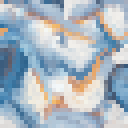
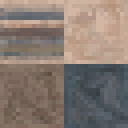
Layered file, before and after one edit (w=128, h=128). Changes by layer:
hid group "marble" (13 layers) over box(0, 0, 128, 128)
hid group "marble_e" (1 layers) over box(0, 0, 128, 128)
hid group "marble_d" (1 layers) over box(0, 0, 128, 128)
hid group "marble_c" (1 layers) over box(0, 0, 128, 128)
showed group "shales" (18 layers) over box(0, 0, 128, 128)
showed group "sandstone" (21 layers) over box(0, 0, 128, 128)
showed group "sandstone_a" (3 layers) over box(0, 0, 128, 128)
